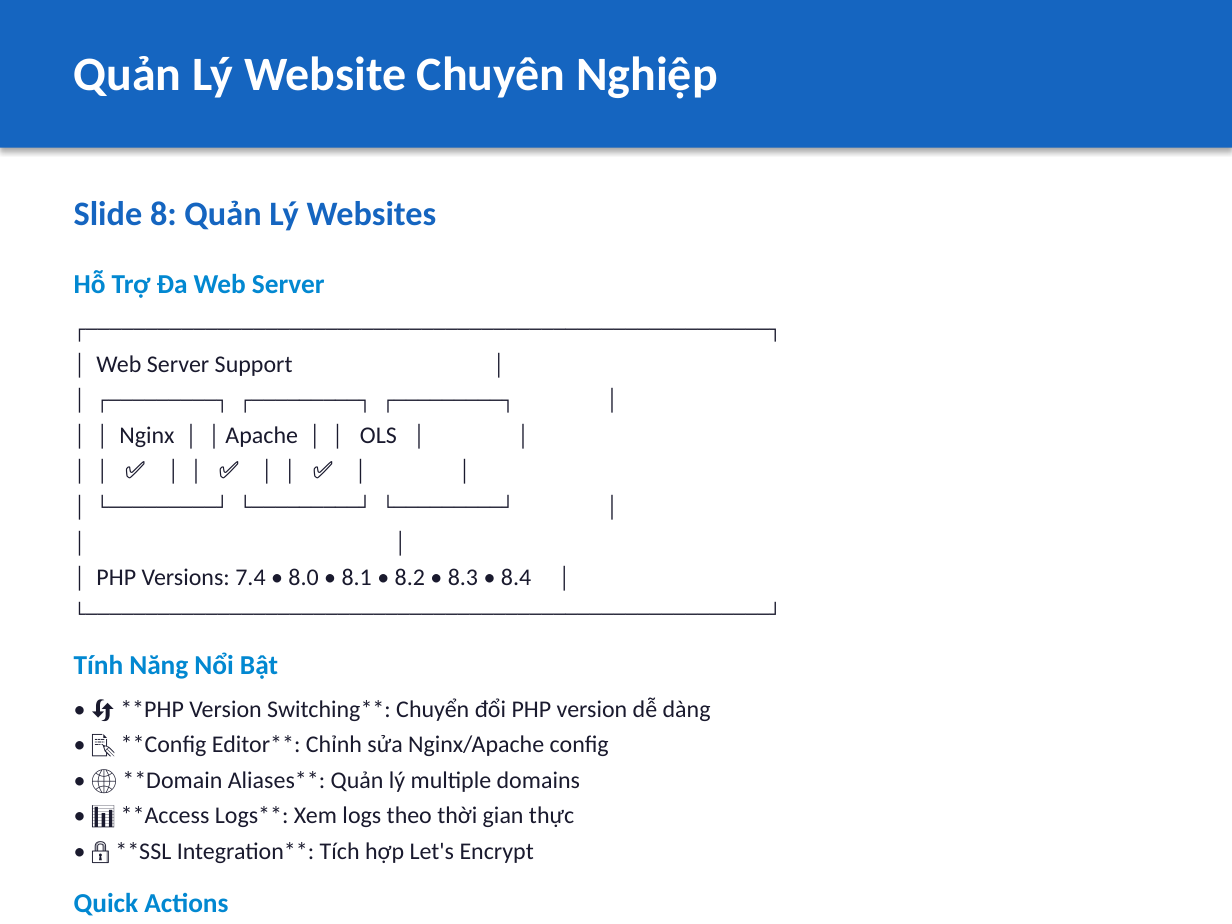
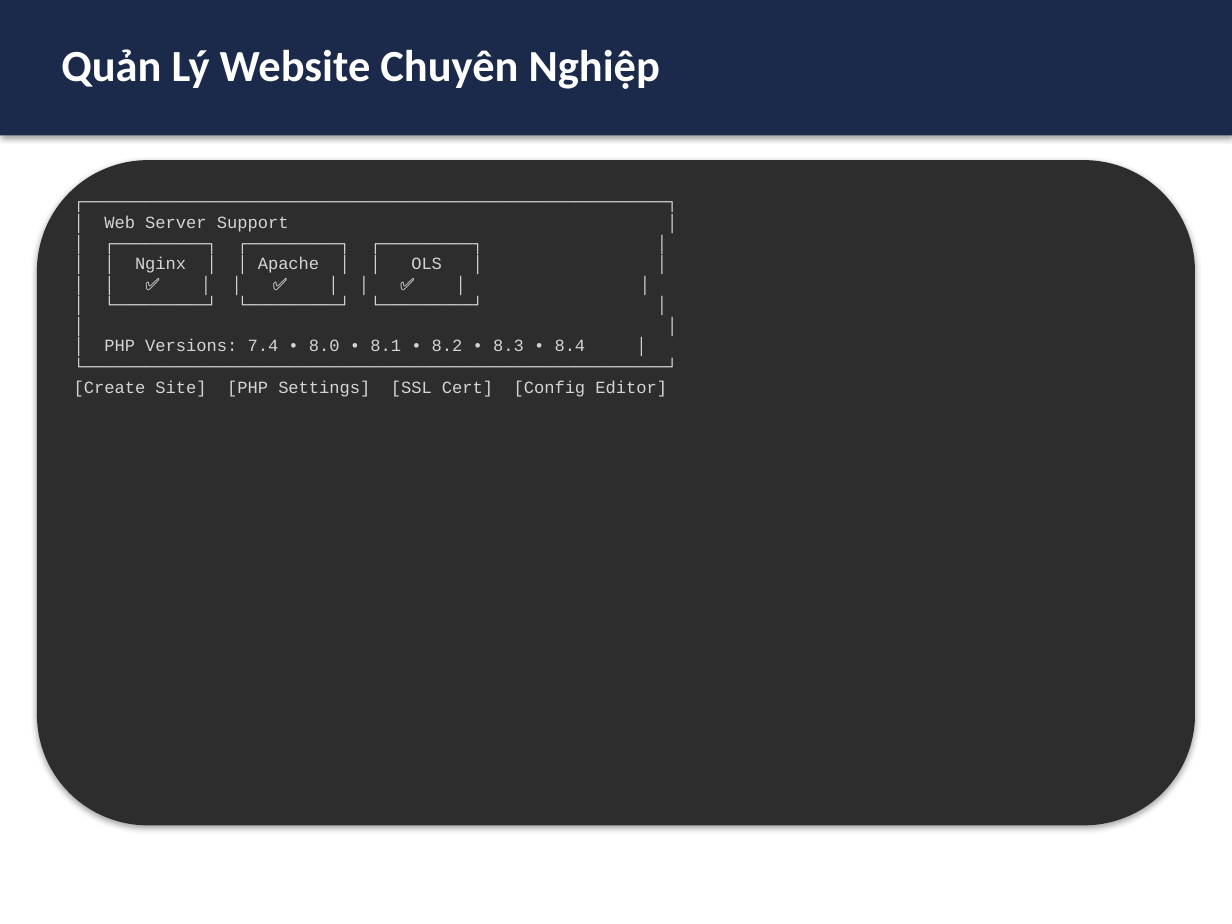
Before and after one commit to NguyenVanHuyDung/ITDLUPanel, a slide deck: slide 9 of docs/slides/01-introduction.pptx. Drawn at 1232x924 pixels with LibreOffice and Linux fonts; fonts in the diff are those of the drawing. Boxes give left, top, right and bottom in pixels: in the first picture for what was removed or moved away, otherwise in the second. Text is boxed around its words. In the diff, an @@ line names an element or a change of style, - is before the commit and + after.

```diff
--- a/docs/slides/01-introduction.pptx
+++ b/docs/slides/01-introduction.pptx
@@ rectangle: place and size @@
-rectangle at (0, 0, 1232, 148)
+rectangle at (0, 0, 1232, 136)
@@ rectangle at (0, 0, 1232, 136): fill #1565C0 to #1B2A4A @@
@@ text "Quản Lý Website Chuyên Nghiệp": place and size @@
-text "Quản Lý Website Chuyên Nghiệp" at (74, 56, 717, 99)
+text "Quản Lý Website Chuyên Nghiệp" at (61, 49, 660, 89)
@@ text "Quản Lý Website Chuyên Nghiệp" at (61, 49, 660, 89): size 28 to 26 pt @@
@@ rounded rectangle added at (37, 160, 1195, 825), fill #2D2D2D @@
@@ text "┌─────────────────────────────────────────────────────────┐" at (74, 215, 667, 397): size 14 to 10 pt, font Calibri to Courier New, text colour #1A1A2E to #D4D4D4; less space between paragraphs @@
@@ text at (74, 200, 437, 298): paragraphs removed @@
-Slide 8: Quản Lý Websites
-Hỗ Trợ Đa Web Server
@@ text at (74, 652, 711, 863): paragraphs removed @@
-Tính Năng Nổi Bật
-• 🔄 **PHP Version Switching**: Chuyển đổi PHP version dễ dàng
-• 📝 **Config Editor**: Chỉnh sửa Nginx/Apache config
-• 🌐 **Domain Aliases**: Quản lý multiple domains
-• 📊 **Access Logs**: Xem logs theo thời gian thực
-• 🔒 **SSL Integration**: Tích hợp Let's Encrypt
-Quick Actions
```
Also in this commit, not shown: 21 other slides changed, 1 slide added, 19 other files.
